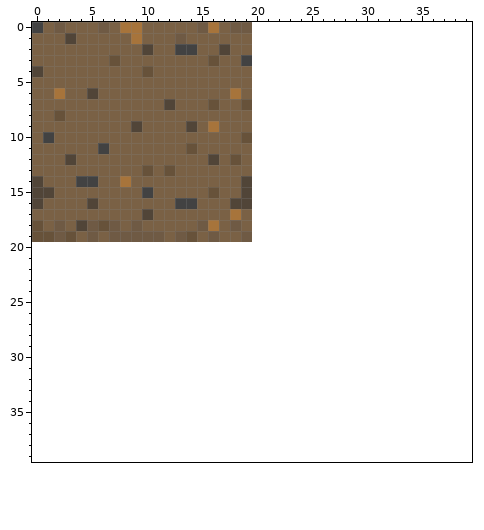
Pixel-art sprite: sprites/grassy5_2/ef047d18-84aa-49df-8b97-c4e21944c4ee.png. That is the earlier state.
The file is 20x20 pixels. The old version is drawn lined up with the new one, on the new canvas.
Now the later version:
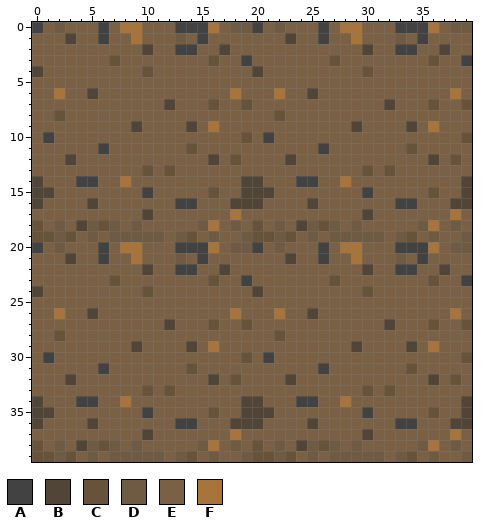
Palette (. is transparent): A #424242  B #514538  C #67523a  D #6f5a44  E #7a6145  F #a7743b
What changed:
canvas 20x20 -> 40x40
Changed rows in their new state; - is an unchanged pixel.
first column x 0:
 0 ------A------AAA----AEDEEEAEFFEEEAAAFEDD
 1 ------A--------A----EEEBEEAEEFEEEDEAEEEE
 2 --------------------EEEEEEEEEEBEEAAEEBEE
 3 --------------------EEEEEEECEEEEEEEECEEA
 4 --------------------BEEEEEEEEECEEEEEEEEE
 5 --------------------EEEEEEEEEEEEEEEEEEEE
 6 --------------------EEFEEBEEEEEEEEEEEEFE
 7 --------------------EEEEEEEEEEEEBEEECEEC
 8 --------------------EECEEEEEEEEEEEEEEEEE
 9 --------------------EEEEEEEEEBEEEEBEFEEE
10 --------------------EAEEEEEEEEEEEEEEEEEC
11 --------------------EEEEEEAEEEEEEECEEEEE
12 --------------------EEEBEEEEEEEEEEEEBECE
13 --------------------EEEEEEEEEECECEEEEEEE
14 --------------------BEEEAAEEFEEEEEEEEEEB
15 --------------------BBEEEEEEEEAEEEEECEEB
16 --------------------BEEEEBEEEEEEEAAEEEBB
17 --------------------EEEEEEEEEEBEEEEEEEFE
18 --------------------CEDEBDCDEDEEEEEDFEDE
19 --------------------CCDCEDEDDDDDEDCEDEED
20 AEDEEEAEFFEEEAAAFEDDAEDEEEAEFFEEEAAAFEDD
21 EEEBEEAEEFEEEDEAEEEEEEEBEEAEEFEEEDEAEEEE
22 EEEEEEEEEEBEEAAEEBEEEEEEEEEEEEBEEAAEEBEE
23 EEEEEEECEEEEEEEECEEAEEEEEEECEEEEEEEECEEA
24 BEEEEEEEEECEEEEEEEEEBEEEEEEEEECEEEEEEEEE
25 EEEEEEEEEEEEEEEEEEEEEEEEEEEEEEEEEEEEEEEE
26 EEFEEBEEEEEEEEEEEEFEEEFEEBEEEEEEEEEEEEFE
27 EEEEEEEEEEEEBEEECEECEEEEEEEEEEEEBEEECEEC
28 EECEEEEEEEEEEEEEEEEEEECEEEEEEEEEEEEEEEEE
29 EEEEEEEEEBEEEEBEFEEEEEEEEEEEEBEEEEBEFEEE
30 EAEEEEEEEEEEEEEEEEECEAEEEEEEEEEEEEEEEEEC
31 EEEEEEAEEEEEEECEEEEEEEEEEEAEEEEEEECEEEEE
32 EEEBEEEEEEEEEEEEBECEEEEBEEEEEEEEEEEEBECE
33 EEEEEEEEEECECEEEEEEEEEEEEEEEEECECEEEEEEE
34 BEEEAAEEFEEEEEEEEEEBBEEEAAEEFEEEEEEEEEEB
35 BBEEEEEEEEAEEEEECEEBBBEEEEEEEEAEEEEECEEB
36 BEEEEBEEEEEEEAAEEEBBBEEEEBEEEEEEEAAEEEBB
37 EEEEEEEEEEBEEEEEEEFEEEEEEEEEEEBEEEEEEEFE
38 CEDEBDCDEDEEEEEDFEDECEDEBDCDEDEEEEEDFEDE
39 CCDCEDEDDDDDEDCEDEEDCCDCEDEDDDDDEDCEDEED
Pixel boxes of the changes (left, top, right, bottom) in both pictures:
changed: (32, 22, 472, 462)
